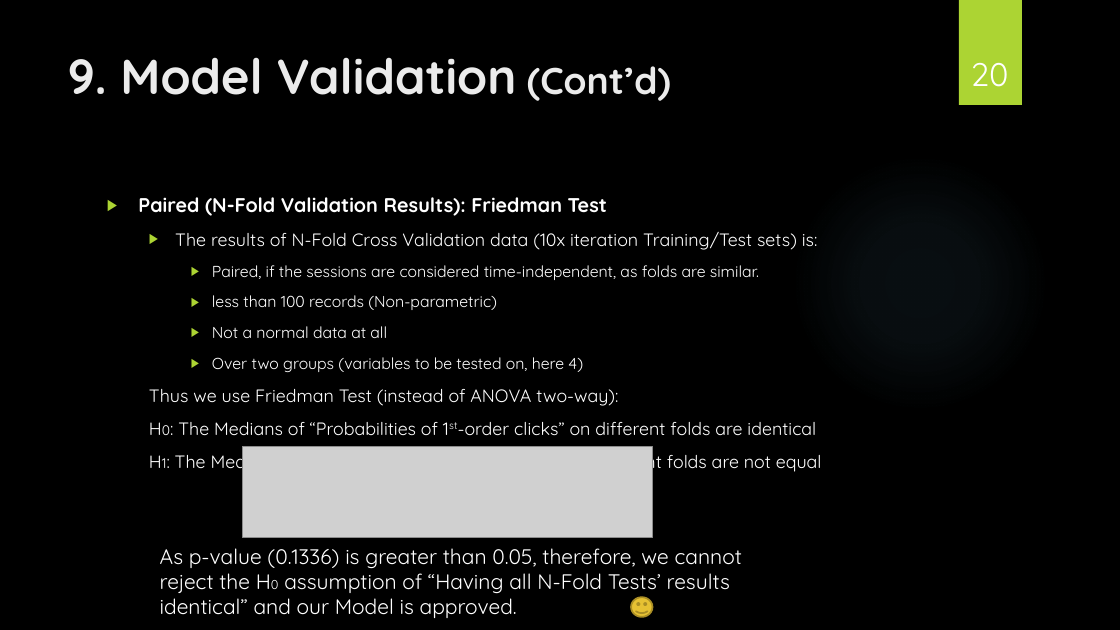
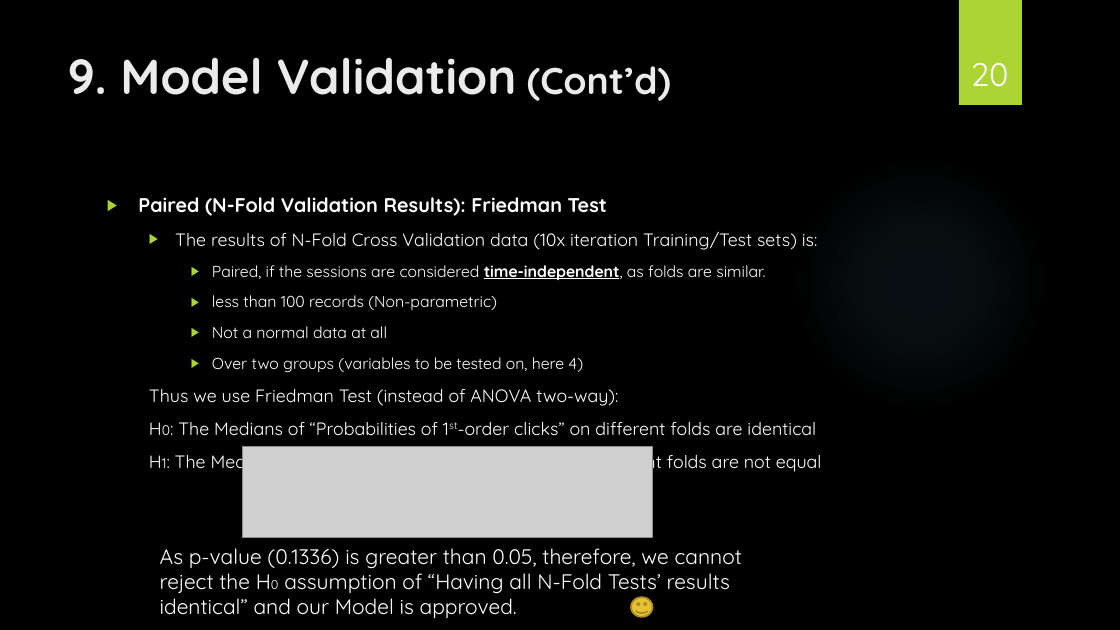
Before and after one commit to payamkarbasi/MyCapstone_RyersonUniv, a slide deck: slide 20 of CAPSTONE-Presentation-PayamKarbasi_5.ppsx. Drawn at 1120x630 pixels with LibreOffice and Linux fonts; fonts in the diff are those of the drawing; grey boxes stand for pictures; background and template pictures are left out. Boxes give left, top, right and bottom in pixels: in the first picture for what was removed or moved away, otherwise in the second. Text is boxed around its words. In the diff, an @@ line names an element or a change of style, - is before the commit and + after.

```diff
--- a/CAPSTONE-Presentation-PayamKarbasi_5.ppsx
+++ b/CAPSTONE-Presentation-PayamKarbasi_5.ppsx
@@ text at [212, 265, 765, 280]: bold on, underline on in "time-independent," @@
```
Also in this commit, not shown: 2 other slides changed.
